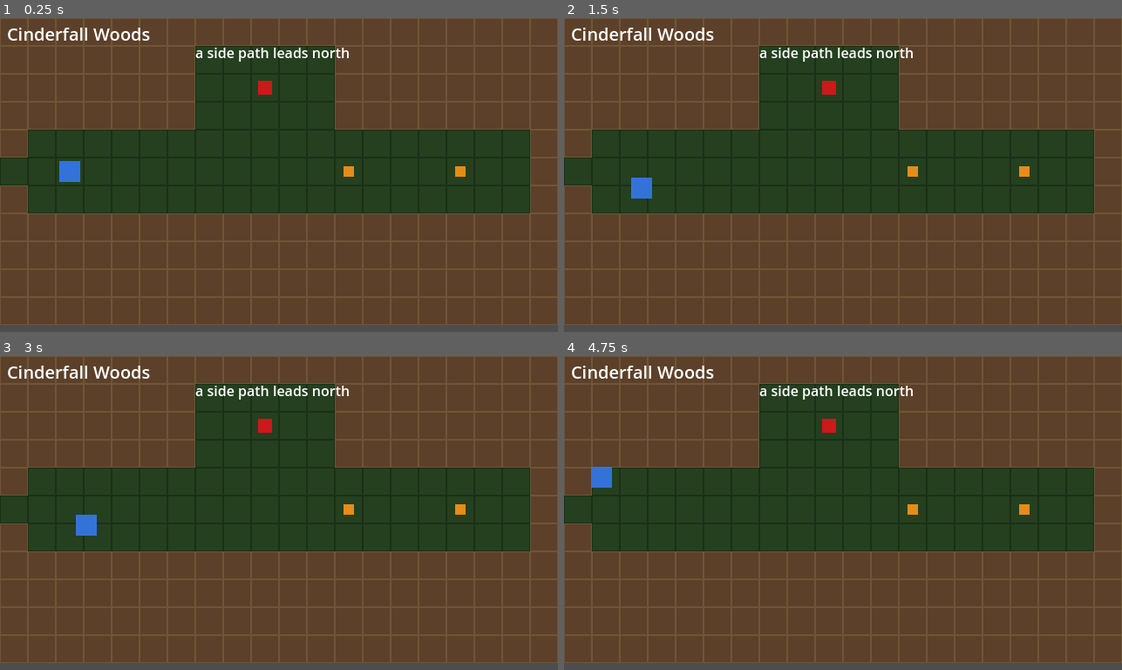
Above: before the commit, frames 1-4 (two rows, left to right).
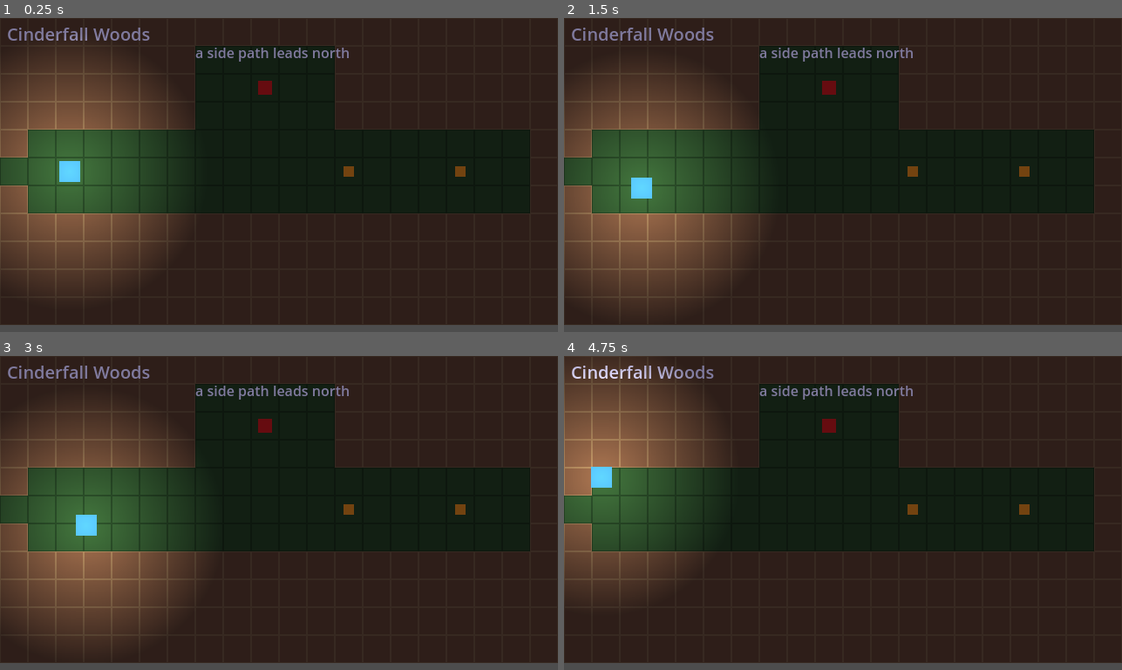
Above: after the commit, the same moments.

Repository: 2st4png8nt-jpg/project-red-gate-
Game: Godot game, scene res://scenes/world/CinderfallWoods.tscn
The game is run twice, just before and just after one commit, with the same random seed, the same clock (stepped at 60 frames per second) and the same inputs. This scene is started directly instead of the project's main scene.
Inputs:
- Up to frame 1 (0.25 s): no input
- Up to frame 2 (1.5 s): tap Enter at 0.5 s; hold D 0.53-1.28 s; tap I at 0.6, 1.35 s; tap Space at 1.25 s; hold S from 1.28 s (still down)
- Up to frame 3 (3 s): tap Enter at 2 s; release S at 2.03 s; hold D 2.03-2.78 s; tap I at 2.1, 2.85 s; tap Space at 2.75 s; hold W from 2.78 s (still down)
- Up to frame 4 (4.75 s): release W at 3.53 s; hold A from 3.53 s (still down); tap I at 3.6, 4.35 s; tap Enter at 4.25 s

The runs differ from the first frame. In frame 1, 82% of the frame differs, in the area x 0-100%, y 0-98%; in frame 2, 81%; in frame 3, 81%; in frame 4, 86%.

Commit message:
Phase 6: Boss AI variety, combat feedback, procedural audio, ambience
The last CLAUDE.md-defined phase before "expand the game" territory.
Works through the exact follow-up list the Phase 5 milestone entry
left behind:

- Boss AI variety: every enemy now alternates basic attack/skill by
  turn instead of always using its one skill (fixes this for the whole
  roster, not just the boss). EnemyData gained enrage_threshold/
  enrage_skill_id; the Ashen Warden enrages at 50% HP, permanently
  switching to a new, stronger skill (Cinderquake) with a one-time
  flavor message.
- Combat feedback polish: BattleManager gained enemy_hit/player_hit
  signals; BattleUI reacts with a screen-tint flash and a screen-shake
  tween, purely presentational.
- Procedural audio: a new ToneSynth utility synthesizes short
  AudioStreamWAV jingles at runtime, played through a new Sfx autoload
  (hit/victory/defeat/flee). No external audio assets exist or are
  needed - this sandbox has no way to source or license them, so a
  synthesized tone is the honest placeholder equivalent of a ColorRect
  tile.
- Dungeon ambience: a dim CanvasModulate plus a player-following
  PointLight2D (texture generated at runtime, no art asset) applied to
  every dungeon - not Town, which stays the bright safe hub.
- Balancing pass: measured, not guessed. A headless sweep across
  generated-dungeon levels 1-4 confirmed common enemies consistently
  take 2-3 hits to kill and never come close to one-shotting the
  player - the existing curve needed no adjustment.

Validated headlessly throughout: exact-logic unit tests for the enrage
state machine, stream-validity checks for every synthesized SFX clip,
clean loads of all three dungeon types with ambience applied, and a
full smoke run. Captured an Xvfb + Mesa llvmpipe screenshot of
Cinderfall Woods confirming the dim/light effect renders correctly.

Docs updated: ARCHITECTURE.md (Sections 6d, 7b, 8a), AGENT_CONTRACTS.md
(EnemyData schema + per-agent deliveries + Open Interface Decisions
Log), GAME_DESIGN.md (boss mechanics, presentation, sound), PROGRESS.md
(new milestone entry with the balance-sweep numbers), QA/CHECKLIST.md
(Phase 6 exit criteria), README.md.

Co-Authored-By: Claude Sonnet 5 <noreply@anthropic.com>
Claude-Session: https://claude.ai/code/session_01Vcpf5iDqQTFkiN7RRxxXfL

Diff:
--- a/data/enemies/ashen_warden.tres
+++ b/data/enemies/ashen_warden.tres
@@ -17,3 +17,5 @@
 skill_ids = Array[String](["ashen_warden_ashfall"])
 loot_table_id = "ashen_warden_loot"
 gate_clue_id = ""
+enrage_threshold = 0.5
+enrage_skill_id = "ashen_warden_cinderquake"
--- /dev/null
+++ b/data/skills/ashen_warden_cinderquake.tres
@@ -0,0 +1,12 @@
+[gd_resource type="Resource" script_class="SkillData" load_steps=2 format=3]
+
+[ext_resource type="Script" path="res://scripts/data/skill_data.gd" id="1"]
+
+[resource]
+script = ExtResource("1")
+id = "ashen_warden_cinderquake"
+display_name = "Cinderquake"
+mp_cost = 0
+power = 24
+target_type = "single_enemy"
+element = "ember"
--- a/project.godot
+++ b/project.godot
@@ -23,6 +23,7 @@
 GameState="*res://scripts/core/game_state.gd"
 SceneManager="*res://scripts/core/scene_manager.gd"
 SaveLoad="*res://scripts/core/save_load.gd"
+Sfx="*res://scripts/audio/sfx.gd"
 
 [display]
 
--- a/scenes/ui/BattleUI.tscn
+++ b/scenes/ui/BattleUI.tscn
@@ -86,3 +86,9 @@
 
 [node name="BackButton" type="Button" parent="Root/SkillMenu"]
 text = "Back"
+
+[node name="HitFlash" type="ColorRect" parent="Root"]
+mouse_filter = 2
+offset_right = 640.0
+offset_bottom = 360.0
+color = Color(1, 1, 1, 0)
--- /dev/null
+++ b/scripts/audio/sfx.gd
@@ -0,0 +1,35 @@
+extends Node
+## Sfx — Autoload. Combat feedback sound (Phase 6 polish pass). Every
+## clip is synthesized once at startup via ToneSynth rather than loaded
+## from an audio file — see ARCHITECTURE.md Section 9. Call Sfx.play("name").
+
+const CLIPS := {
+	"hit": [[440.0, 0.05], [220.0, 0.06]],
+	"victory": [[523.25, 0.12], [659.25, 0.12], [783.99, 0.22]],
+	"defeat": [[392.0, 0.18], [329.63, 0.18], [261.63, 0.3]],
+	"flee": [[330.0, 0.06], [494.0, 0.1]],
+}
+const PLAYER_POOL_SIZE := 4
+
+var _streams: Dictionary = {}
+var _players: Array[AudioStreamPlayer] = []
+var _next_player := 0
+
+func _ready() -> void:
+	for clip_name in CLIPS:
+		_streams[clip_name] = ToneSynth.build(CLIPS[clip_name])
+	for i in range(PLAYER_POOL_SIZE):
+		var p := AudioStreamPlayer.new()
+		add_child(p)
+		_players.append(p)
+
+## Fire-and-forget; safe to call rapidly (round-robins a small player
+## pool so overlapping calls, e.g. two hits in one turn, don't cut each
+## other off).
+func play(clip_name: String) -> void:
+	if not _streams.has(clip_name):
+		return
+	var p := _players[_next_player]
+	_next_player = (_next_player + 1) % _players.size()
+	p.stream = _streams[clip_name]
+	p.play()
--- /dev/null
+++ b/scripts/audio/tone_synth.gd
@@ -0,0 +1,34 @@
+extends RefCounted
+class_name ToneSynth
+## Tiny procedural-audio helper (Phase 6 polish pass). Synthesizes short
+## sine-wave jingles as an in-memory AudioStreamWAV so combat SFX exist
+## without needing any external audio asset — this sandbox has no way
+## to source or license real sound files. See ARCHITECTURE.md Section 9.
+## Swapping in real audio later just means replacing a build() call
+## with a preloaded AudioStream resource; nothing else changes.
+
+const MIX_RATE := 22050
+
+## notes: Array of [frequency_hz: float, duration_sec: float] pairs,
+## played back to back. A frequency of 0 is a silent rest.
+static func build(notes: Array) -> AudioStreamWAV:
+	var samples := PackedByteArray()
+	for note in notes:
+		var freq: float = note[0]
+		var duration: float = note[1]
+		var sample_count := int(MIX_RATE * duration)
+		for i in range(sample_count):
+			var t := float(i) / MIX_RATE
+			var envelope := 1.0 - float(i) / float(sample_count) # linear fade-out avoids a click at the note's end
+			var value := 0.0
+			if freq > 0.0:
+				value = sin(TAU * freq * t) * envelope
+			var sample := int(clampf(value, -1.0, 1.0) * 32767.0)
+			samples.append(sample & 0xFF)
+			samples.append((sample >> 8) & 0xFF)
+	var stream := AudioStreamWAV.new()
+	stream.data = samples
+	stream.format = AudioStreamWAV.FORMAT_16_BITS
+	stream.mix_rate = MIX_RATE
+	stream.stereo = false
+	return stream
--- a/scripts/combat/battle_manager.gd
+++ b/scripts/combat/battle_manager.gd
@@ -12,6 +12,8 @@
 signal battle_won(xp: int, gold: int, leveled_up: bool, loot_item_name: String, clue_discovered: bool)
 signal battle_lost
 signal battle_fled
+signal enemy_hit(damage: int) # Phase 6 — combat feedback (hit flash/shake); UI-only concern
+signal player_hit(damage: int)
 
 enum State { PLAYER_INPUT, RESOLVING, ENEMY_TURN, WON, LOST, FLED }
 
@@ -23,6 +25,14 @@
 var can_flee: bool = true
 var player_defending: bool = false
 var current_encounter: EncounterData # kept for loot_table_id_override — see _win()
+
+# Enemy AI variety (Phase 6): normal enemies alternate basic
+# attack/skill instead of always using their one skill; an enraged boss
+# (see EnemyData.enrage_skill_id) overrides this once its HP threshold
+# is crossed.
+var enemy_turn_count: int = 0
+var enemy_enraged: bool = false
+var _just_enraged: bool = false
 
 func _enter_tree() -> void:
 	# Deliberately _enter_tree(), not _ready(): Godot calls _ready() on
@@ -57,6 +67,9 @@
 	player = GameState.player
 	enemy_hp = EnemyScaler.max_hp(enemy, enemy_level)
 	player_defending = false
+	enemy_turn_count = 0
+	enemy_enraged = false
+	_just_enraged = false
 
 	# Initiative: whoever is faster acts first; turns alternate normally
 	# after that. Speed was previously decorative (turn order was
@@ -79,6 +92,7 @@
 	dmg = _apply_weapon_family_bonus(dmg)
 	enemy_hp = maxi(0, enemy_hp - dmg)
 	action_resolved.emit("You attack for %d damage." % dmg)
+	enemy_hit.emit(dmg)
 	_after_player_action()
 
 func player_use_skill(skill: SkillData) -> void:
@@ -100,6 +114,7 @@
 		dmg = _apply_weapon_family_bonus(dmg)
 		enemy_hp = maxi(0, enemy_hp - dmg)
 		action_resolved.emit("You use %s for %d damage." % [skill.display_name, dmg])
+		enemy_hit.emit(dmg)
 	hp_mp_changed.emit()
 	_after_player_action()
 
@@ -156,12 +171,14 @@
 func _enemy_turn() -> void:
 	state = State.ENEMY_TURN
 	turn_state_changed.emit("enemy_turn")
+	enemy_turn_count += 1
 
 	var dmg: int
 	var msg: String
 	var player_defense := StatsCalculator.effective_defense(player)
-	if enemy.skill_ids.size() > 0:
-		var skill: SkillData = DataLoader.load_resource("res://data/skills/%s.tres" % enemy.skill_ids[0])
+	var skill_id := _choose_enemy_skill_id()
+	if skill_id != "":
+		var skill: SkillData = DataLoader.load_resource("res://data/skills/%s.tres" % skill_id)
 		var power_stat := CombatMath.skill_power_stat(
 			skill, EnemyScaler.attack(enemy, enemy_level), EnemyScaler.magic_power(enemy, enemy_level)
 		)
@@ -176,8 +193,13 @@
 		msg += " (defended)"
 	player_defending = false
 
+	if _just_enraged:
+		msg = "The %s's flames roar higher! " % enemy.display_name + msg
+		_just_enraged = false
+
 	player.hp = maxi(0, player.hp - dmg)
 	action_resolved.emit(msg)
+	player_hit.emit(dmg)
 	hp_mp_changed.emit()
 
 	if player.hp <= 0:
@@ -185,6 +207,22 @@
 	else:
 		state = State.PLAYER_INPUT
 		turn_state_changed.emit("player_input")
+
+## Every enemy alternates basic attack / its one skill rather than
+## spamming the skill every turn (Phase 6 — AI variety). A boss with
+## enrage_skill_id set overrides this permanently, always using that
+## skill, once enemy_hp drops to or below enrage_threshold of max HP.
+func _choose_enemy_skill_id() -> String:
+	if enemy.enrage_skill_id != "":
+		var max_hp := EnemyScaler.max_hp(enemy, enemy_level)
+		if float(enemy_hp) / float(max_hp) <= enemy.enrage_threshold:
+			if not enemy_enraged:
+				enemy_enraged = true
+				_just_enraged = true
+			return enemy.enrage_skill_id
+	if enemy.skill_ids.size() > 0 and enemy_turn_count % 2 == 0:
+		return enemy.skill_ids[0]
+	return ""
 
 func _win() -> void:
 	state = State.WON
--- a/scripts/data/enemy_data.gd
+++ b/scripts/data/enemy_data.gd
@@ -16,3 +16,11 @@
 @export var skill_ids: Array[String] = []
 @export var loot_table_id: String = ""
 @export var gate_clue_id: String = "" # discovered via GameState.discover_clue() on defeat, if set
+
+# Enrage (added Phase 6 — boss AI variety): once hp/max_hp drops to or
+# below enrage_threshold, BattleManager always uses enrage_skill_id
+# instead of the normal attack/skill alternation, once, with a one-time
+# flavor message. enrage_skill_id == "" means this enemy never enrages
+# (every non-boss enemy today).
+@export var enrage_threshold: float = 0.0
+@export var enrage_skill_id: String = ""
--- a/scripts/ui/battle_ui.gd
+++ b/scripts/ui/battle_ui.gd
@@ -7,6 +7,8 @@
 const UNIVERSAL_SKILL_IDS := ["ember_slash", "guard_break", "second_wind"]
 
 @onready var battle_manager: Node = get_parent()
+@onready var root: Control = $Root
+@onready var hit_flash: ColorRect = $Root/HitFlash
 @onready var enemy_name_label: Label = $Root/EnemyPanel/EnemyName
 @onready var enemy_hp_label: Label = $Root/EnemyPanel/EnemyHP
 @onready var player_hp_label: Label = $Root/PlayerPanel/PlayerHP
@@ -50,6 +52,8 @@
 	battle_manager.battle_won.connect(_on_battle_won)
 	battle_manager.battle_lost.connect(_on_battle_lost)
 	battle_manager.battle_fled.connect(_on_battle_fled)
+	battle_manager.enemy_hit.connect(_on_enemy_hit)
+	battle_manager.player_hit.connect(_on_player_hit)
 
 	enemy_name_label.text = battle_manager.enemy.display_name
 	message_label.text = "A wild %s appears!" % battle_manager.enemy.display_name
@@ -89,6 +93,31 @@
 func _on_action_resolved(message: String) -> void:
 	message_label.text = message
 
+## Combat feedback polish (Phase 6): a quick tint + shake reacting to
+## BattleManager's enemy_hit/player_hit signals. Pure presentation — no
+## combat math lives here, only damage numbers already computed elsewhere.
+func _on_enemy_hit(_damage: int) -> void:
+	_flash(Color(1.0, 0.9, 0.6, 0.5))
+	_shake(5.0)
+	Sfx.play("hit")
+
+func _on_player_hit(_damage: int) -> void:
+	_flash(Color(0.9, 0.1, 0.1, 0.45))
+	_shake(8.0)
+	Sfx.play("hit")
+
+func _flash(color: Color) -> void:
+	hit_flash.color = color
+	var tween := create_tween()
+	tween.tween_property(hit_flash, "color:a", 0.0, 0.25)
+
+func _shake(strength: float) -> void:
+	var tween := create_tween()
+	for i in range(4):
+		var offset := Vector2(randf_range(-strength, strength), randf_range(-strength, strength))
+		tween.tween_property(root, "position", offset, 0.04)
+	tween.tween_property(root, "position", Vector2.ZERO, 0.04)
+
 func _on_battle_won(xp: int, gold: int, leveled_up: bool, loot_item_name: String, clue_discovered: bool) -> void:
 	command_menu.hide()
 	skill_menu.hide()
@@ -96,6 +125,7 @@
 	var loot_text := " Found: %s!" % loot_item_name if loot_item_name != "" else ""
 	var clue_text := " A note falls from the wreckage..." if clue_discovered else ""
 	message_label.text = "Victory! +%d XP, +%d gold.%s%s%s" % [xp, gold, loot_text, clue_text, extra]
+	Sfx.play("victory")
 	await get_tree().create_timer(1.2).timeout
 	SceneManager.go_to_current_map()
 
@@ -103,11 +133,13 @@
 	command_menu.hide()
 	skill_menu.hide()
 	message_label.text = "You were defeated... retreating to Waymark."
+	Sfx.play("defeat")
 	await get_tree().create_timer(1.2).timeout
 	SceneManager.go_to_town()
 
 func _on_battle_fled() -> void:
 	command_menu.hide()
 	skill_menu.hide()
+	Sfx.play("flee")
 	await get_tree().create_timer(0.6).timeout
 	SceneManager.go_to_current_map()
--- a/scripts/world/cinderfall_woods.gd
+++ b/scripts/world/cinderfall_woods.gd
@@ -32,4 +32,5 @@
 	player.position = player_spawn.position
 	add_child(player)
 	player.set_camera_limits(Rect2i(Vector2i.ZERO, MAP_SIZE * TILE_SIZE))
+	DungeonAmbience.apply(self, player)
 	print("[CinderfallWoods] loaded. current_map_id=%s" % GameState.current_map_id)
--- /dev/null
+++ b/scripts/world/dungeon_ambience.gd
@@ -0,0 +1,36 @@
+extends RefCounted
+class_name DungeonAmbience
+## Lightweight atmosphere for dungeon maps (Phase 6 polish pass): a dim
+## CanvasModulate over the whole map plus a soft light that follows the
+## player, so dungeons read as darker/tenser than the Waymark hub
+## without needing any real lighting art — the light's texture is
+## generated at runtime. See ARCHITECTURE.md Section 7b. Not applied to
+## Town, which stays the fully-lit safe hub.
+
+const DIM_COLOR := Color(0.5, 0.48, 0.62)
+const LIGHT_TEXTURE_SIZE := 256
+const LIGHT_RADIUS_PX := 160.0
+
+static func apply(map_root: Node2D, player: Node2D) -> void:
+	var dim := CanvasModulate.new()
+	dim.color = DIM_COLOR
+	map_root.add_child(dim)
+
+	var light := PointLight2D.new()
+	light.texture = _build_light_texture()
+	light.texture_scale = LIGHT_RADIUS_PX / (LIGHT_TEXTURE_SIZE * 0.5)
+	light.energy = 1.4
+	player.add_child(light)
+
+static func _build_light_texture() -> GradientTexture2D:
+	var gradient := Gradient.new()
+	gradient.set_color(0, Color(1, 1, 1, 1))
+	gradient.set_color(1, Color(1, 1, 1, 0))
+	var tex := GradientTexture2D.new()
+	tex.gradient = gradient
+	tex.width = LIGHT_TEXTURE_SIZE
+	tex.height = LIGHT_TEXTURE_SIZE
+	tex.fill = GradientTexture2D.FILL_RADIAL
+	tex.fill_from = Vector2(0.5, 0.5)
+	tex.fill_to = Vector2(1.0, 0.5)
+	return tex
--- a/scripts/world/generated_dungeon.gd
+++ b/scripts/world/generated_dungeon.gd
@@ -50,6 +50,7 @@
 	player.position = _tile_center(Vector2i(2, doorway_row))
 	add_child(player)
 	player.set_camera_limits(Rect2i(Vector2i.ZERO, map_size * TILE_SIZE))
+	DungeonAmbience.apply(self, player)
 
 	var door := DOORWAY_SCENE.instantiate()
 	door.position = _tile_center(Vector2i(0, doorway_row))
--- a/scripts/world/red_gate.gd
+++ b/scripts/world/red_gate.gd
@@ -30,4 +30,5 @@
 	player.position = player_spawn.position
 	add_child(player)
 	player.set_camera_limits(Rect2i(Vector2i.ZERO, MAP_SIZE * TILE_SIZE))
+	DungeonAmbience.apply(self, player)
 	print("[RedGate] loaded. current_map_id=%s" % GameState.current_map_id)
Not shown, changed: docs/AGENT_CONTRACTS.md
Not shown, changed: docs/ARCHITECTURE.md
Not shown, changed: docs/GAME_DESIGN.md
Not shown, changed: docs/PROGRESS.md
Not shown, changed: docs/QA/CHECKLIST.md
